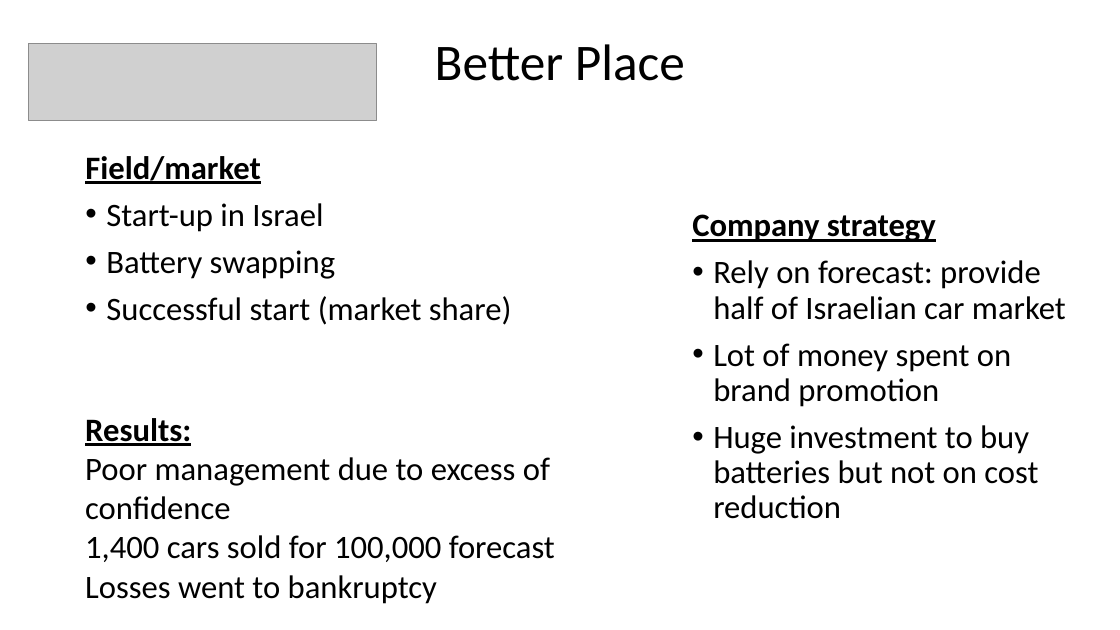
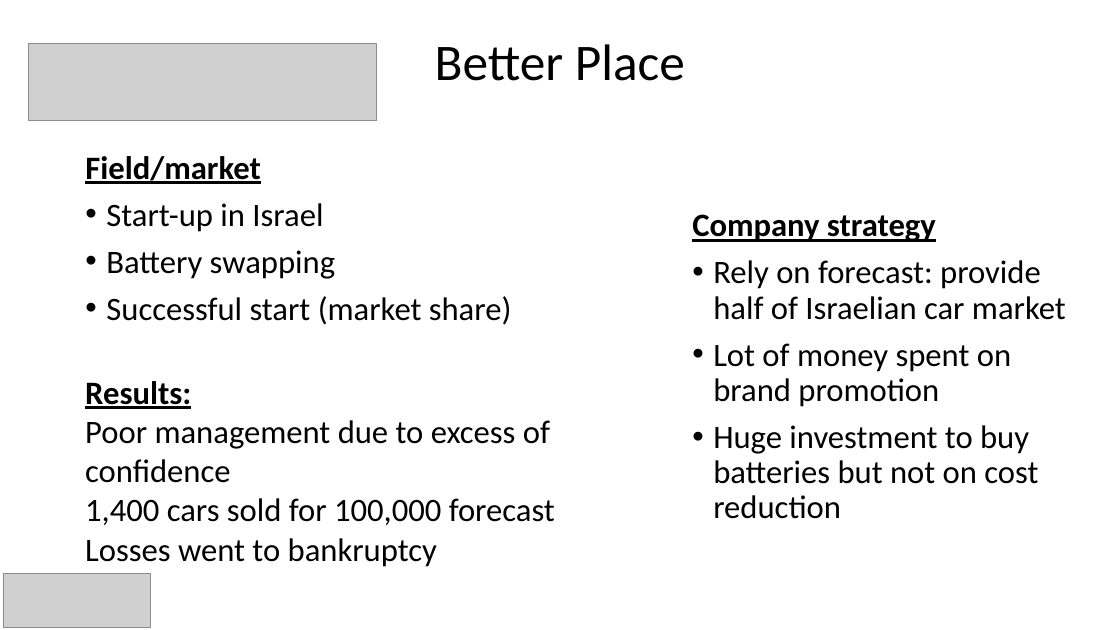
Before and after one commit to VincentHenric/GMS_group5, a slide deck: slide 6 of Class Presentations/3rd-presentation/PPT 13 05.pptx (slide 2 before the commit). Drawn at 1120x630 pixels with LibreOffice and Linux fonts; fonts in the diff are those of the drawing; grey boxes stand for pictures. Boxes give left, top, right and bottom in pixels: in the first picture for what was removed or moved away, otherwise in the second. Text is boxed around its words. In the diff, an @@ line names an element or a change of style, - is before the commit and + after.

```diff
--- a/Class Presentations/3rd-presentation/PPT 13 05.pptx
+++ b/Class Presentations/3rd-presentation/PPT 13 05.pptx
@@ text "Results:": place and size @@
-text "Results:" at [85, 418, 555, 604]
+text "Results:" at [85, 381, 555, 567]
@@ picture added at [3, 574, 150, 628] @@
```
Also in this commit, not shown: 4 other slides changed, 1 slide added.
